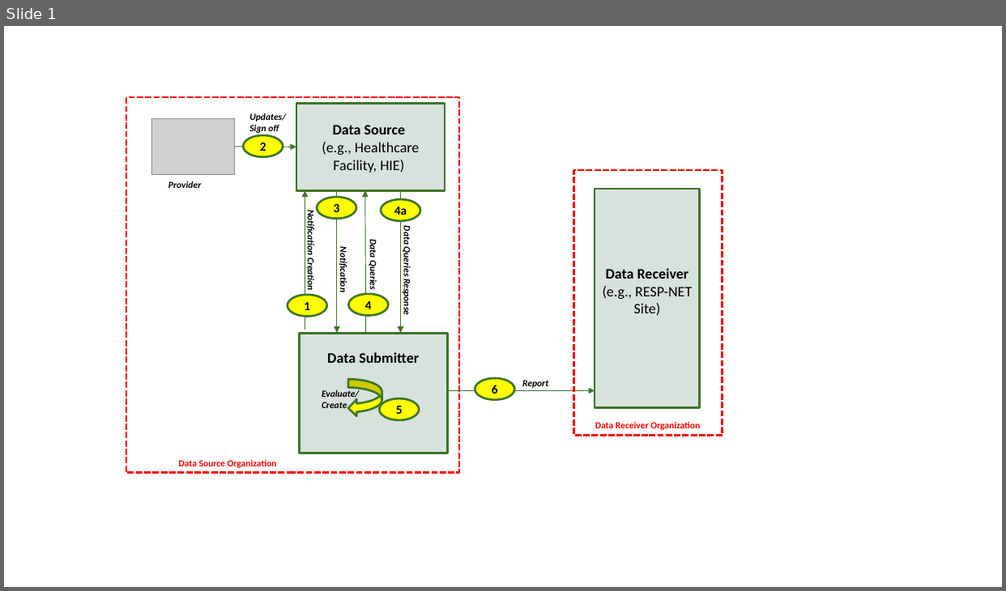
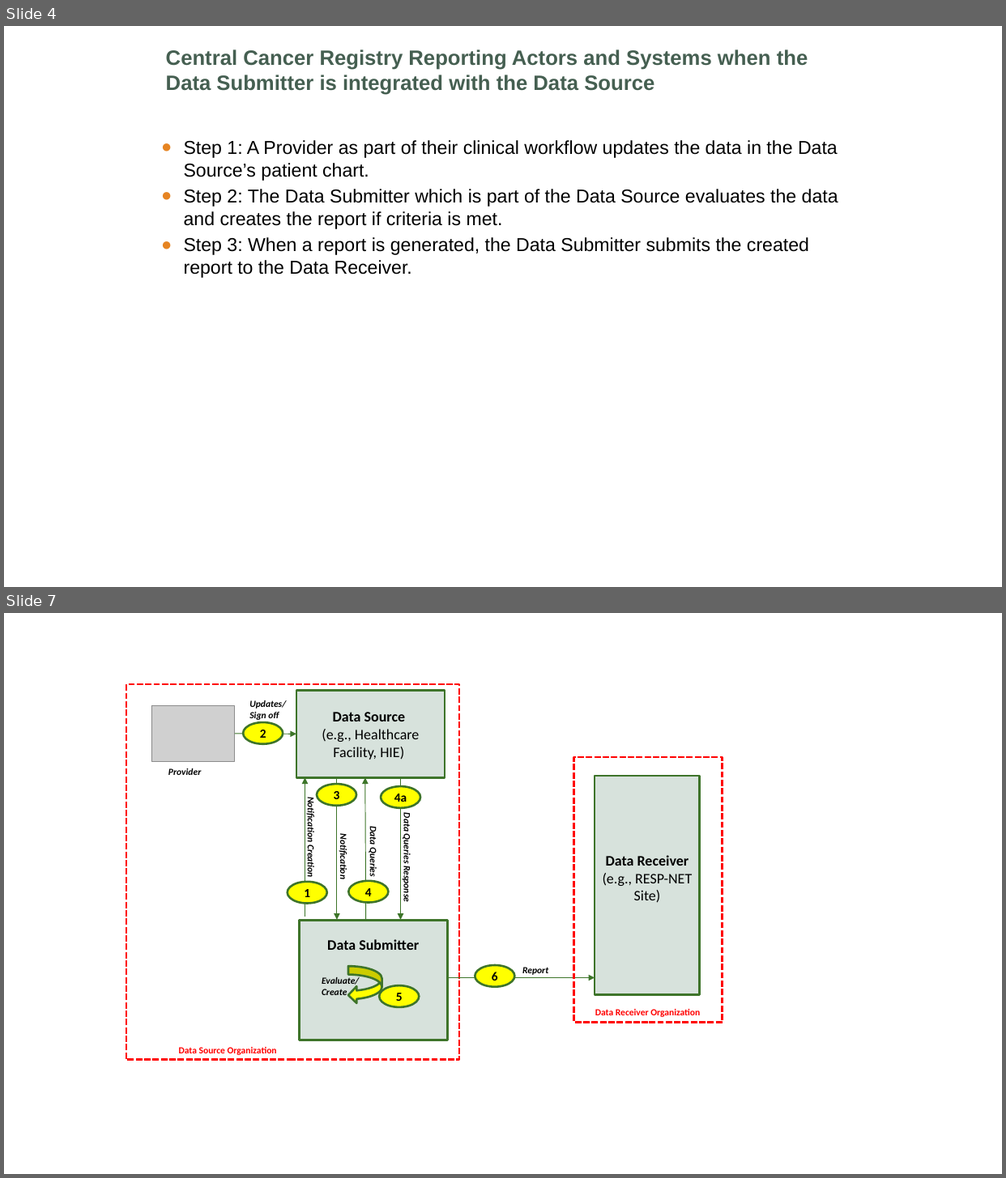
Before and after one commit to HL7/fhir-central-cancer-registry-reporting-ig, a slide deck: input/images-source/ccrr-ig-diagrams.pptx. Shown one above the other, each under a label of ours: slide 1 before the commit, slides 4 and 7 after it; the slides between them are not shown. The pictures are 1006x591 and 1006x1178 pixels, drawn with LibreOffice and Linux fonts; fonts in the diff are those of the drawing; grey boxes stand for pictures; background and template pictures are left out. Boxes give left, top, right and bottom in pixels: in the first picture for what was removed or moved away, otherwise in the second. Text is boxed around its words. In the diff, an @@ line names an element or a change of style, - is before the commit and + after.

Commit message:
Updated diagrams, patient journey, examples, change log, etc

```diff
--- a/input/images-source/ccrr-ig-diagrams.pptx
+++ b/input/images-source/ccrr-ig-diagrams.pptx
@@ slide 4 added at (x1=4, y1=26, x2=1002, y2=587), background picture (left out) @@
@@ title added at (x1=166, y1=49, x2=808, y2=95), 20 pt, text #455F51, bold @@
+Central Cancer Registry Reporting Actors and Systems when the Data Submitter is integrated with the Data Source
@@ text added at (x1=184, y1=140, x2=838, y2=278), 18 pt, text #000000 @@
+● Step 1: A Provider as part of their clinical workflow updates the data in the Data Source’s patient chart.
+● Step 2: The Data Submitter which is part of the Data Source evaluates the data and creates the report if criteria is met.
+● Step 3: When a report is generated, the Data Submitter submits the created report to the Data Receiver.
@@ what was slide 1 is now slide 7 @@
```
Also in this commit, not shown: 4 slides changed, 1 other slide added, 27 other files.
